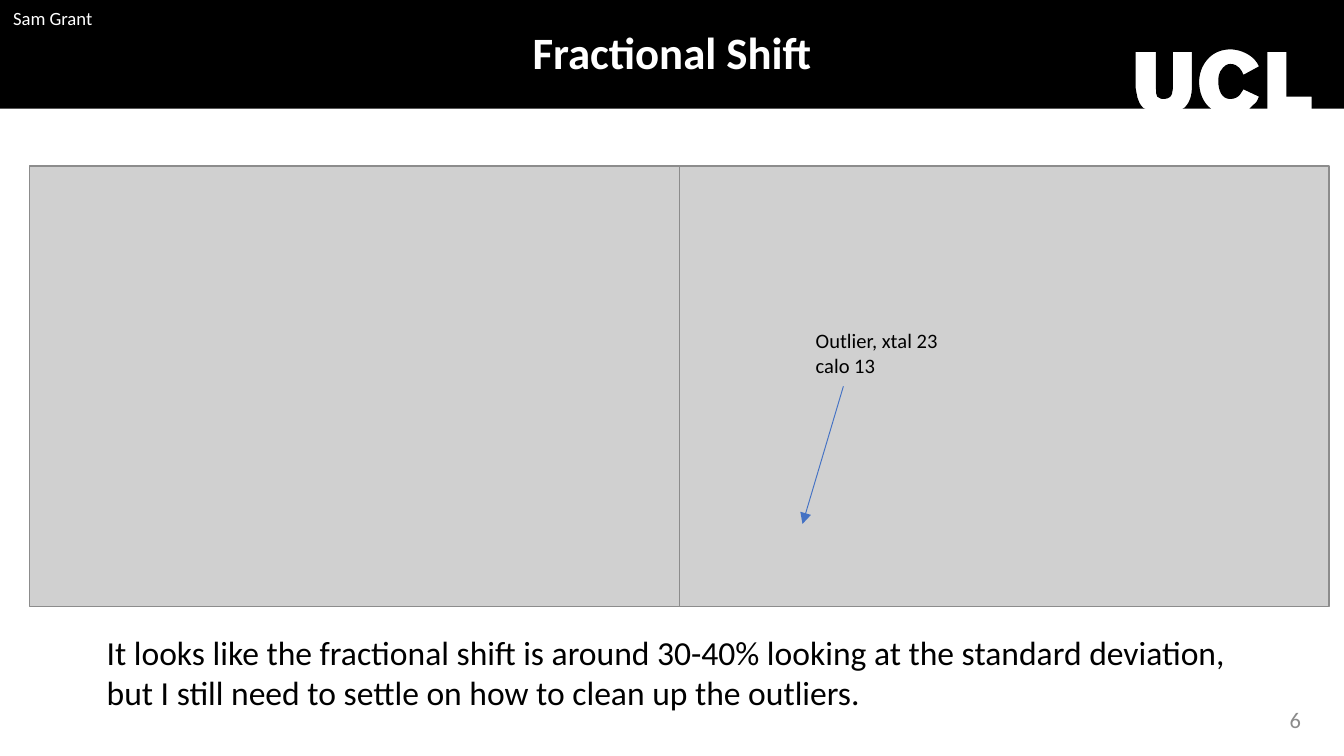
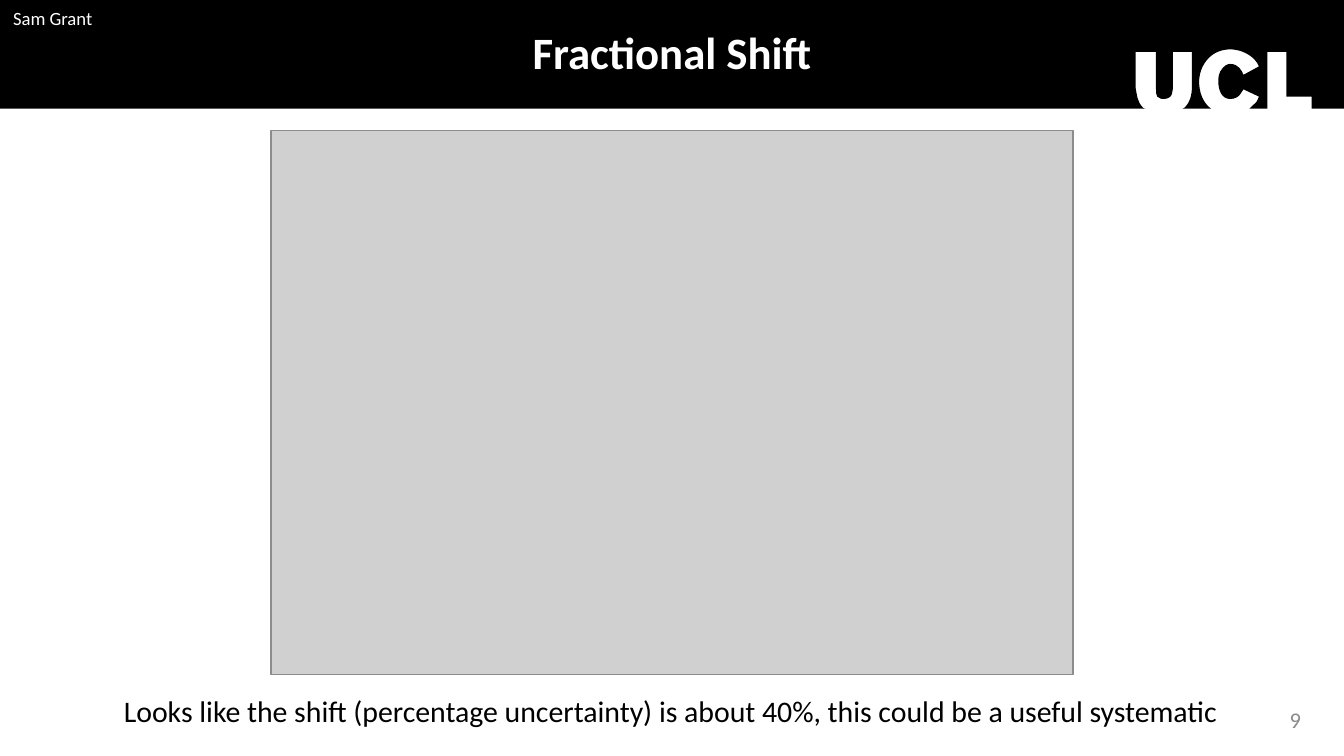
Before and after one commit to sam-grant/EpRatio, a slide deck: slide 10 of fluctuation.pptx (slide 7 before the commit). Drawn at 1344x756 pixels with LibreOffice and Linux fonts; fonts in the diff are those of the drawing; grey boxes stand for pictures; background and template pictures are left out. Boxes give left, top, right and bottom in pixels: in the first picture for what was removed or moved away, otherwise in the second. Text is boxed around its words. In the diff, an @@ line names an element or a change of style, - is before the commit and + after.

Commit message:
Added code to make xtal maps of pull and frac shift

```diff
--- a/fluctuation.pptx
+++ b/fluctuation.pptx
@@ picture added at (271, 130, 1074, 675) @@
@@ picture removed at (30, 167, 679, 607) @@
@@ picture removed at (679, 167, 1328, 607) @@
@@ text removed at (816, 333, 938, 373) @@
-Outlier, xtal 23 calo 13
@@ arrow removed from (844, 386) to (802, 524) @@
@@ text removed at (107, 641, 1224, 711) @@
-It looks like the fractional shift is around 30-40% looking at the standard deviation, but I still need to settle on how to clean up the outliers.
@@ text added at (124, 700, 1217, 727), 16 pt, text #000000 @@
+Looks like the shift (percentage uncertainty) is about 40%, this could be a useful systematic
@@ page number at (1290, 713, 1301, 728): text changed @@
-6
+9
```
Also in this commit, not shown: 6 other slides changed, 5 slides added, 1 slide removed, 34 other files.
